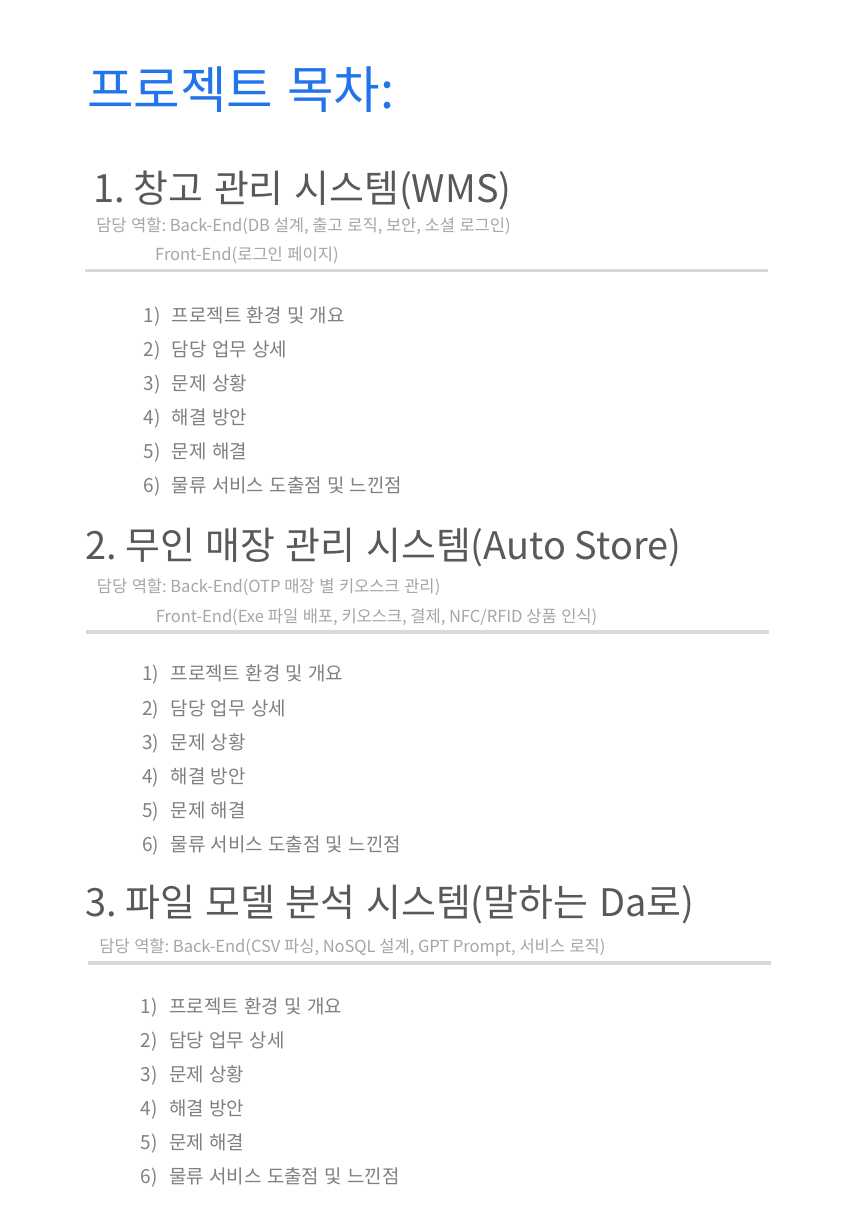
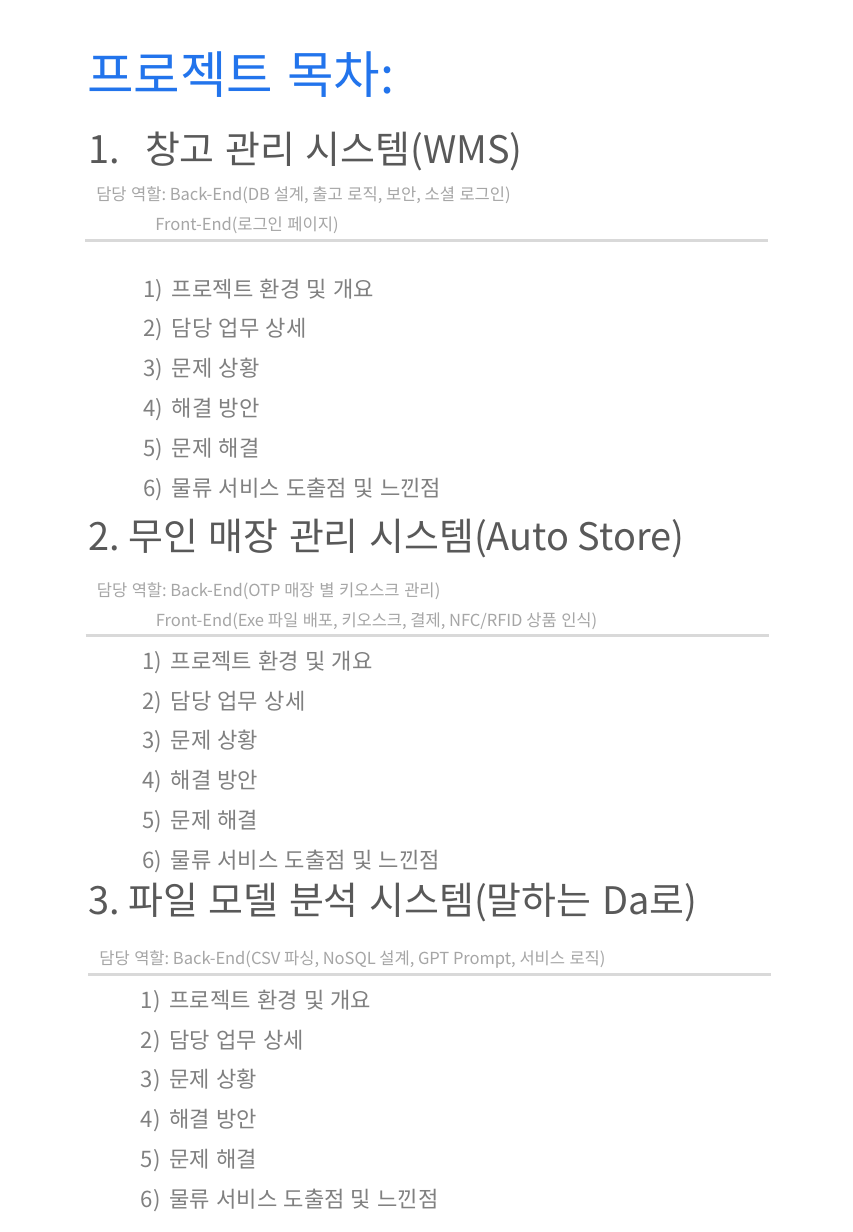
Before and after one commit to yuseok01/itgorae, a slide deck: slide 4 of 피피티/241124 포트폴리오_김유석.pptx. Drawn at 853x1232 pixels with LibreOffice and Linux fonts; fonts in the diff are those of the drawing. Boxes give left, top, right and bottom in pixels: in the first picture for what was removed or moved away, otherwise in the second. Text is boxed around its words. In the diff, an @@ line names an element or a change of style, - is before the commit and + after.

Commit message:
1205

```diff
--- a/피피티/241124 포트폴리오_김유석.pptx
+++ b/피피티/241124 포트폴리오_김유석.pptx
@@ text "프로젝트 목차:": place and size @@
-text "프로젝트 목차:" at (87, 66, 394, 112)
+text "프로젝트 목차:" at (87, 51, 394, 97)
@@ text at (145, 131, 523, 171): text changed @@
-1. 창고 관리 시스템(WMS)
-2. 무인 매장 관리 시스템(Auto Store)
-3. 파일 모델 분석 시스템(말하는 Da로)
+1. 창고 관리 시스템(WMS)
@@ text "담당 역할: Back-End(DB 설계, 출고 ...": place and size @@
-text "담당 역할: Back-End(DB 설계, 출고 ..." at (96, 217, 511, 263)
+text "담당 역할: Back-End(DB 설계, 출고 ..." at (96, 186, 511, 233)
@@ line moved from (85, 271) - (769, 271) to (85, 240) - (769, 240) @@
@@ text "프로젝트 환경 및 개요": place and size @@
-text "프로젝트 환경 및 개요" at (172, 306, 402, 494)
+text "프로젝트 환경 및 개요" at (172, 278, 441, 498)
@@ text added at (88, 518, 684, 558), 24 pt, text #595959 @@
+2. 무인 매장 관리 시스템(Auto Store)
@@ text "담당 역할: Back-End(OTP 매장 별 ...": place and size @@
-text "담당 역할: Back-End(OTP 매장 별 ..." at (97, 578, 597, 625)
+text "담당 역할: Back-End(OTP 매장 별 ..." at (97, 582, 597, 629)
@@ text "프로젝트 환경 및 개요": place and size @@
-text "프로젝트 환경 및 개요" at (171, 664, 401, 853)
+text "프로젝트 환경 및 개요" at (171, 650, 440, 870)
@@ line moved from (85, 632) - (769, 632) to (85, 636) - (769, 636) @@
@@ text added at (88, 882, 697, 922), 24 pt, text #595959 @@
+3. 파일 모델 분석 시스템(말하는 Da로)
@@ text "담당 역할: Back-End(CSV 파싱, NoSQL ...": place and size @@
-text "담당 역할: Back-End(CSV 파싱, NoSQL ..." at (99, 938, 606, 956)
+text "담당 역할: Back-End(CSV 파싱, NoSQL ..." at (99, 950, 606, 968)
@@ line moved from (89, 963) - (771, 963) to (89, 975) - (771, 975) @@
@@ size 12 to 14 pt in 3 elements at (171, 650, 440, 870), (172, 278, 441, 498), (169, 989, 439, 1209) @@
@@ text "프로젝트 환경 및 개요": place and size @@
-text "프로젝트 환경 및 개요" at (169, 997, 399, 1185)
+text "프로젝트 환경 및 개요" at (169, 989, 439, 1209)
```
Also in this commit, not shown: 3 other slides changed, 2 slides added.
